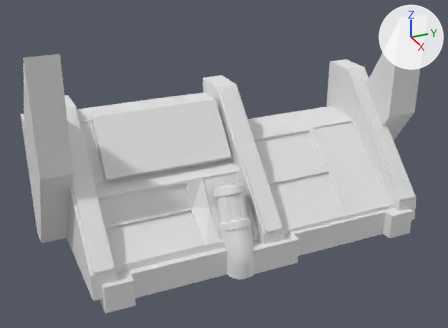
Renders of the FBX model Assets/3d/Cock pit.fbx from each side of a commit.
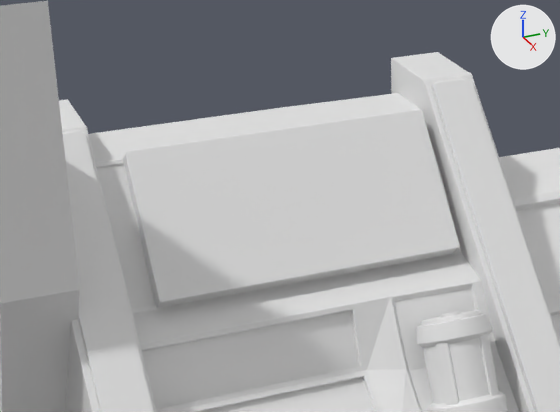
Each version is shown whole from a 50 mm lens placed at (9.69, -4.68, 5.29), pointed at (-0.09, -0.28, 0.4), then close up on the part from 9% to 61% of the width and 16% to 69% of the height. Lighting does not change. The marker at upper right points along +X, +Y and +Z. The older version's two pictures come first. Where no turn or scale is listed for an object, it has been applied to the vertices.

The scene before the commit, as lines of its bpy script (objects in view):
```python
me_cube_010 = bpy.data.meshes.new('Cube.010')
me_cube_010.from_pydata(...)  # 1262 vertices, 2520 faces; spans x -1.54..1.0, y -3.69..3.89, z -1.0..2.93
me_cube_010.materials.append(mat_material)  # white #e7e7e7
me_cube_014 = bpy.data.meshes.new('Cube.014')
me_cube_014.from_pydata(...)  # 216 vertices, 428 faces; spans x -0.98..-0.05, y -2.55..-0.14, z 0.4..1.46
me_cylinder_004 = bpy.data.meshes.new('Cylinder.004')
me_cylinder_004.from_pydata(...)  # 1088 vertices, 2108 faces; spans x -0.41..0.65, y -0.29..0.29, z -1.13..0.47
ob_batterycondom = bpy.data.objects.new('BatteryCondom', me_cylinder_004)
ob_batterycondom.location = (0.697, -0.48, -0.096)
ob_cockpit = bpy.data.objects.new('Cockpit', me_cube_010)
ob_cockpit.location = (0.0, 0.0, 0.0)
ob_hydraulic = bpy.data.objects.new('Hydraulic', me_cube_014)
ob_hydraulic.location = (0.0, 0.0, 0.0)
# also in view: 'Cushon' at (0.11, 0.15, 0.54); 'Scock' at (-0.22, 0.15, 0.33); 'Cushon.002' at (0.11, -2.98, 0.54); 'Battery' at (0.7, -0.48, -0.1); 'Scock.001' at (-0.22, -2.99, 0.33)
```
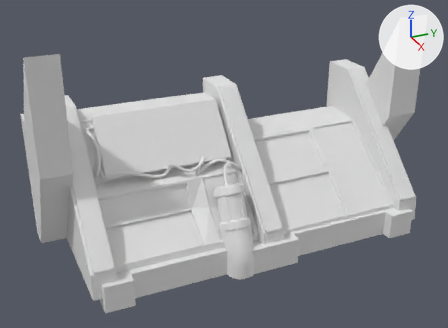
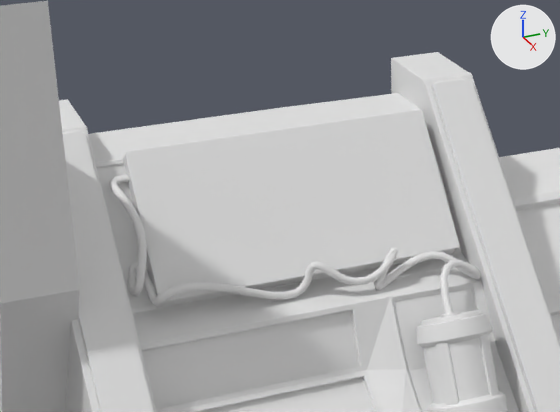
Commit message: new cock

The change, as JSON lines over the scene's bpy script:
```json
{"op": "add", "block": "me_béziercurve", "code": ["me_béziercurve = bpy.data.meshes.new('BézierCurve')", "me_béziercurve.from_pydata(...)  # 1700 vertices, 3396 faces; spans x -1.79..-0.42, y -2.72..-0.07, z 0.21..1.29"]}
{"op": "add", "block": "ob_béziercurve", "code": ["ob_béziercurve = bpy.data.objects.new('BézierCurve', me_béziercurve)", "ob_béziercurve.location = (0.983, 0.0, 0.0)"]}
```

Pixel boxes [x1, y1, x2, y2] of what changed, in the close-ups (560 x 412 px):
```json
{"object": "BézierCurve", "change": "added", "after": [109, 175, 481, 314]}
```
